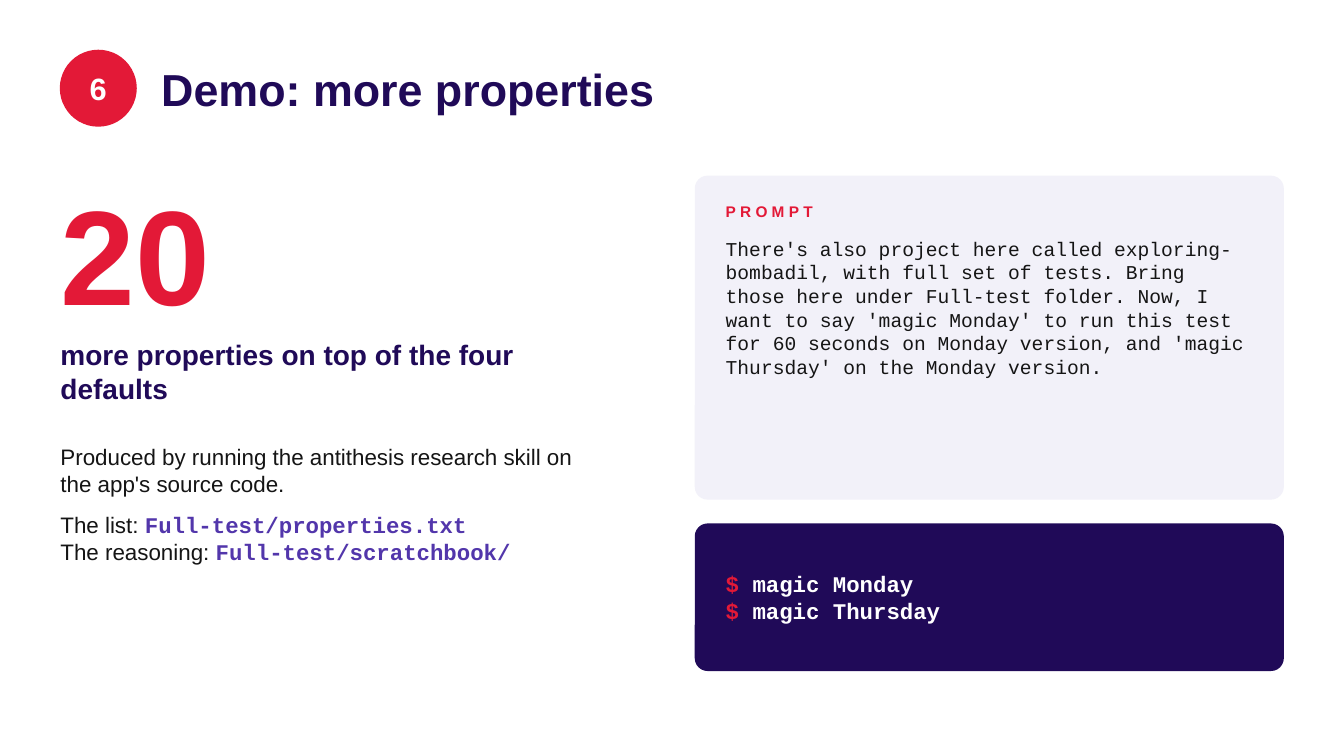
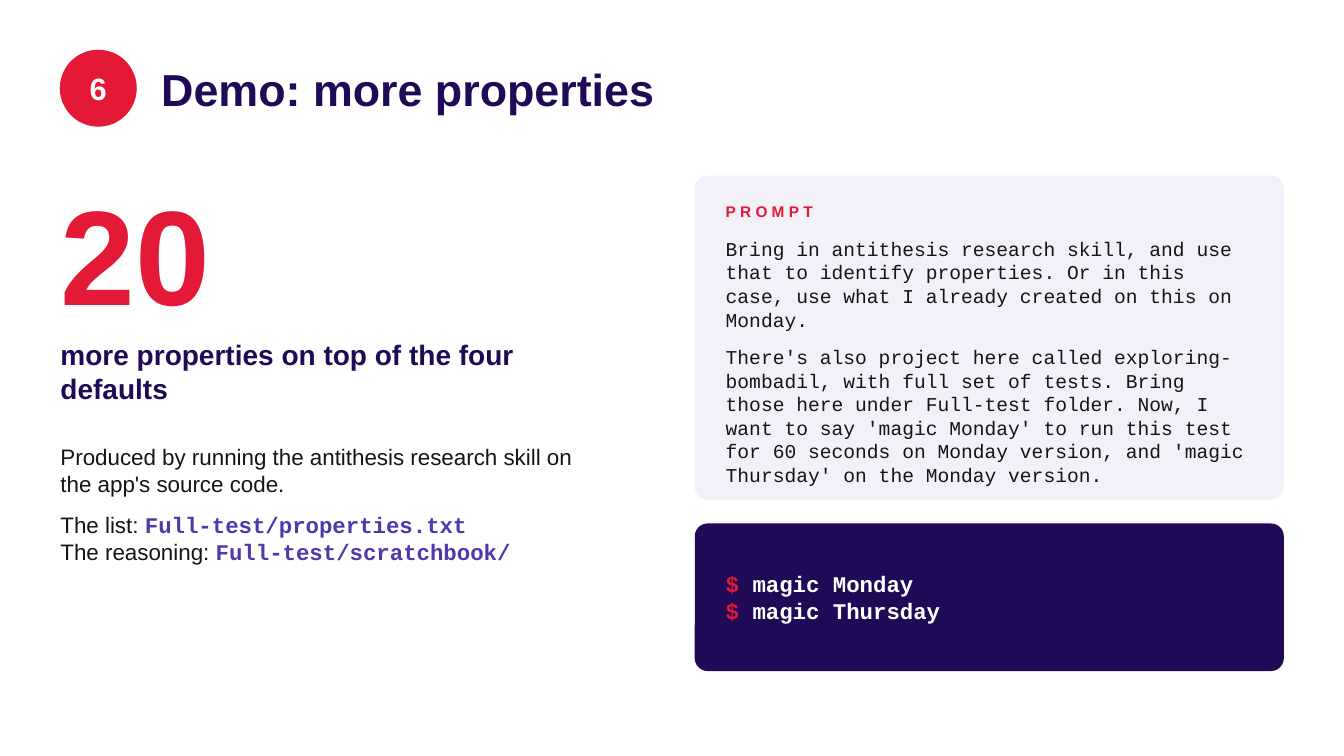
Before and after one commit to QE-at-CGI-FI/properties-demo, a slide deck: slide 9 of Propertybased_testing_webui_with_bombadil_and_playwright.pptx. Drawn at 1344x756 pixels with LibreOffice and Linux fonts; fonts in the diff are those of the drawing. Boxes give left, top, right and bottom in pixels: in the first picture for what was removed or moved away, otherwise in the second. Text is boxed around its words. In the diff, an @@ line names an element or a change of style, - is before the commit and + after.

Commit message:
Add antithesis research skill prompt

```diff
--- a/Propertybased_testing_webui_with_bombadil_and_playwright.pptx
+++ b/Propertybased_testing_webui_with_bombadil_and_playwright.pptx
@@ text at bbox=[726, 242, 1232, 331]: paragraph added @@
+Bring in antithesis research skill, and use that to identify properties. Or in this case, use what I already created on this on Monday.
```
Also in this commit, not shown: 2 other files.
